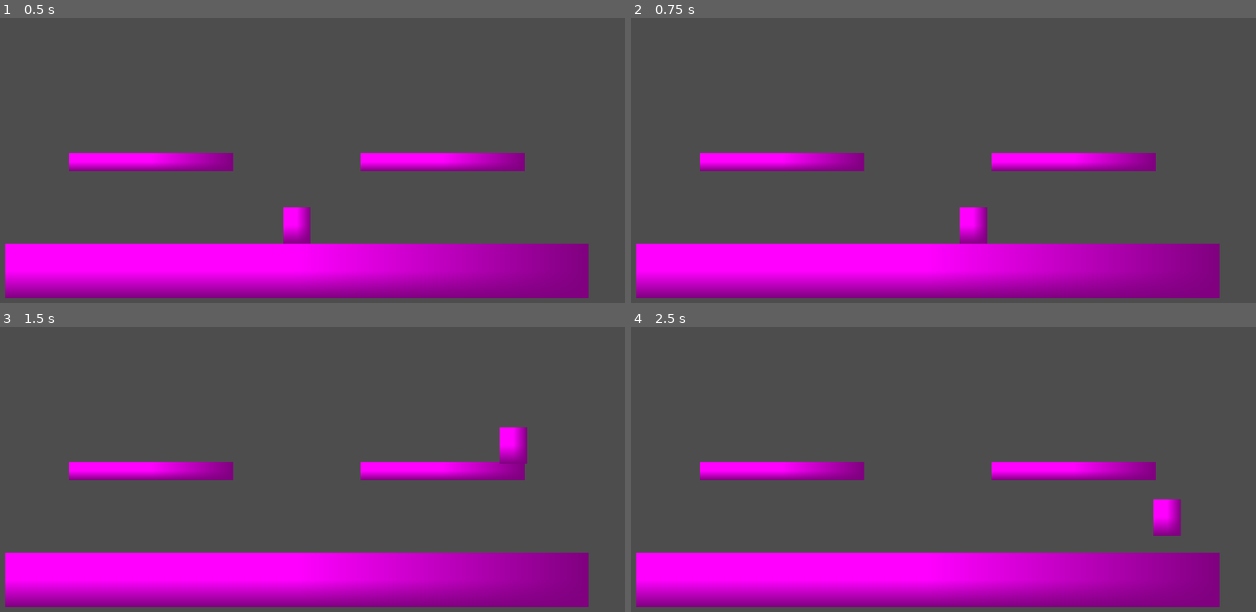
Above: before the commit, frames 1-4 (two rows, left to right).
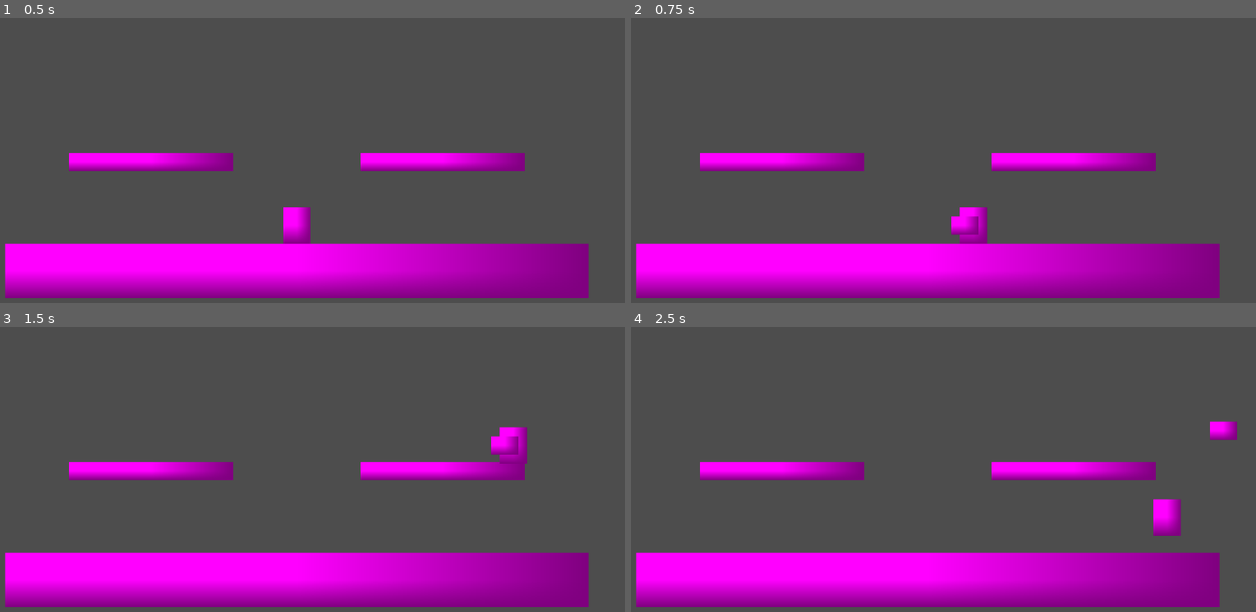
Above: after the commit, the same moments.

Repository: ima-cow/Fighting-game-adv-comp-sci
Game: Godot game, scene res://scenes/ninja_gardens.tscn
Same seed, same stepped clock (60 frames per second), same inputs: the game is played once before the commit and once after it.
Inputs:
- Up to frame 1 (0.5 s): no input
- Up to frame 2 (0.75 s): hold D (move_right) from 0.53 s (still down); tap H (grab) at 0.6 s
- Up to frame 3 (1.5 s): keep holding D (move_right); tap Space (jump) at 0.77 s; tap U (jab) at 0.8, 1.35 s
- Up to frame 4 (2.5 s): tap Space (jump) at 1.52 s; tap K (smash) at 1.55, 2.1 s; release D (move_right) at 2.03 s; hold A (move_left) from 2.03 s (still down); tap J (tilt) at 2.3 s

Frame 1 is identical in both runs. In frame 2, 0.2% of the frame differs, in the area x 51-56%, y 69-77%; in frame 3, 0.2%; in frame 4, 0.3%, in the area x 92-97%, y 33-40%.

Commit message:
got moves working

Diff:
--- a/scripts/move_resolvers/move_resolver.gd
+++ b/scripts/move_resolvers/move_resolver.gd
@@ -1,24 +1,15 @@
 class_name MoveResolver extends Node
 
-var jab_attack
-var dash_attack
-var tilt_attack
-var smash_attack
-var grab_attack
-var special_attack_1
-var special_attack_2
+@export var jab_attack = preload("res://scenes/moves/blank_move.tscn")
+@export var dash_attack = preload("res://scenes/moves/blank_move.tscn")
+@export var tilt_attack = preload("res://scenes/moves/blank_move.tscn")
+@export var smash_attack = preload("res://scenes/moves/blank_move.tscn")
+@export var grab_attack = preload("res://scenes/moves/blank_move.tscn")
+@export var special_attack_1 = preload("res://scenes/moves/blank_move.tscn")
+@export var special_attack_2 = preload("res://scenes/moves/blank_move.tscn")
 
 var player_position
 var player_direction
-
-func _init() -> void:
-	jab_attack = preload("res://scenes/moves/blank_move.tscn")
-	dash_attack = preload("res://scenes/moves/blank_move.tscn")
-	tilt_attack = preload("res://scenes/moves/blank_move.tscn")
-	smash_attack = preload("res://scenes/moves/blank_move.tscn")
-	grab_attack = preload("res://scenes/moves/blank_move.tscn")
-	special_attack_1 = preload("res://scenes/moves/blank_move.tscn")
-	special_attack_2 = preload("res://scenes/moves/blank_move.tscn")
 
 func jab():
 	var attack = jab_attack.instantiate()
--- a/scripts/moves/move.gd
+++ b/scripts/moves/move.gd
@@ -1,16 +1,15 @@
 extends Area2D
 
-const START_UP = 0.1
-const UP_TIME = 10000
-const END_LAG = 0.1
+@export var start_up = 0.1
+@export var up_time = 0.1
+@export var end_lag = 0.1
 
 func _ready() -> void:
-	wait(START_UP)
+	await get_tree().create_timer(start_up).timeout
 	monitoring = true
 	get_child(1).visible = true
-	wait(UP_TIME+END_LAG)
-	print("done")
+	await get_tree().create_timer(up_time).timeout
+	monitoring = false
+	get_child(1).visible = false
+	await get_tree().create_timer(end_lag).timeout
 	queue_free()
-
-func wait(seconds: float) -> void:
-	await get_tree().create_timer(seconds).timeout
